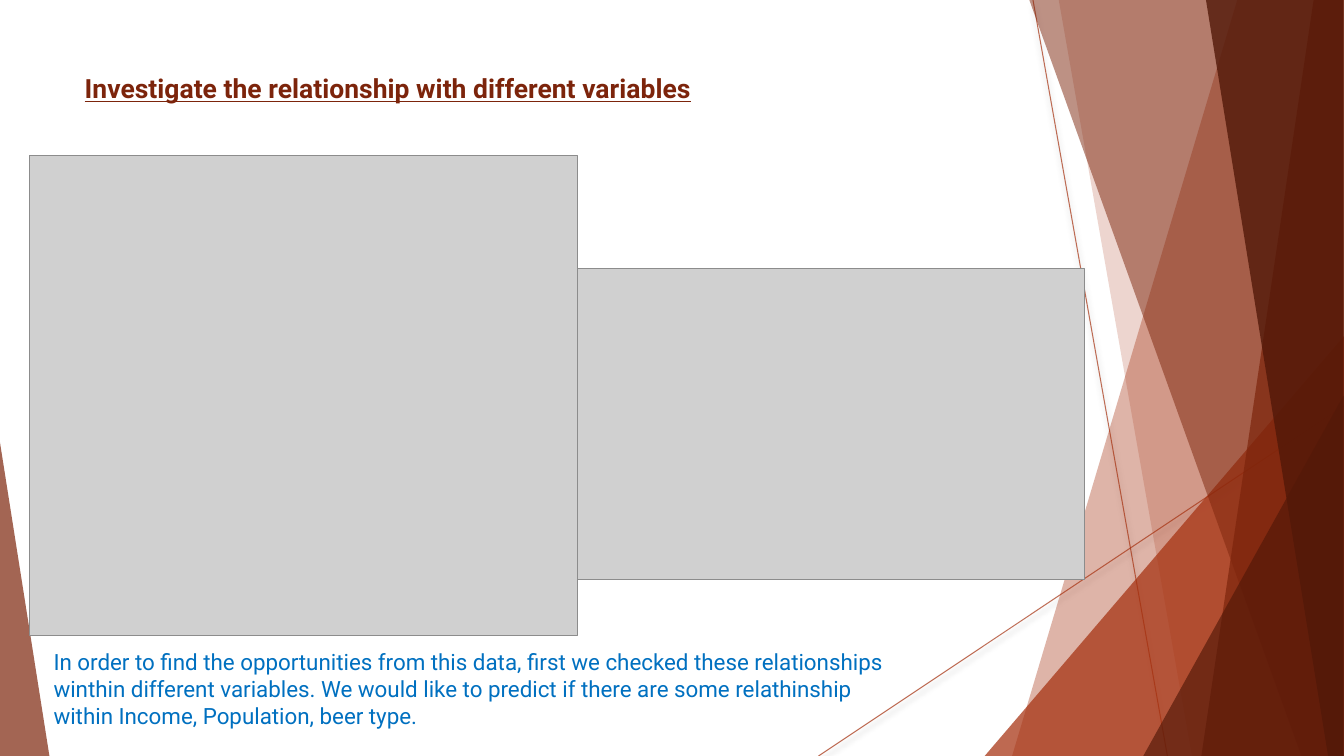
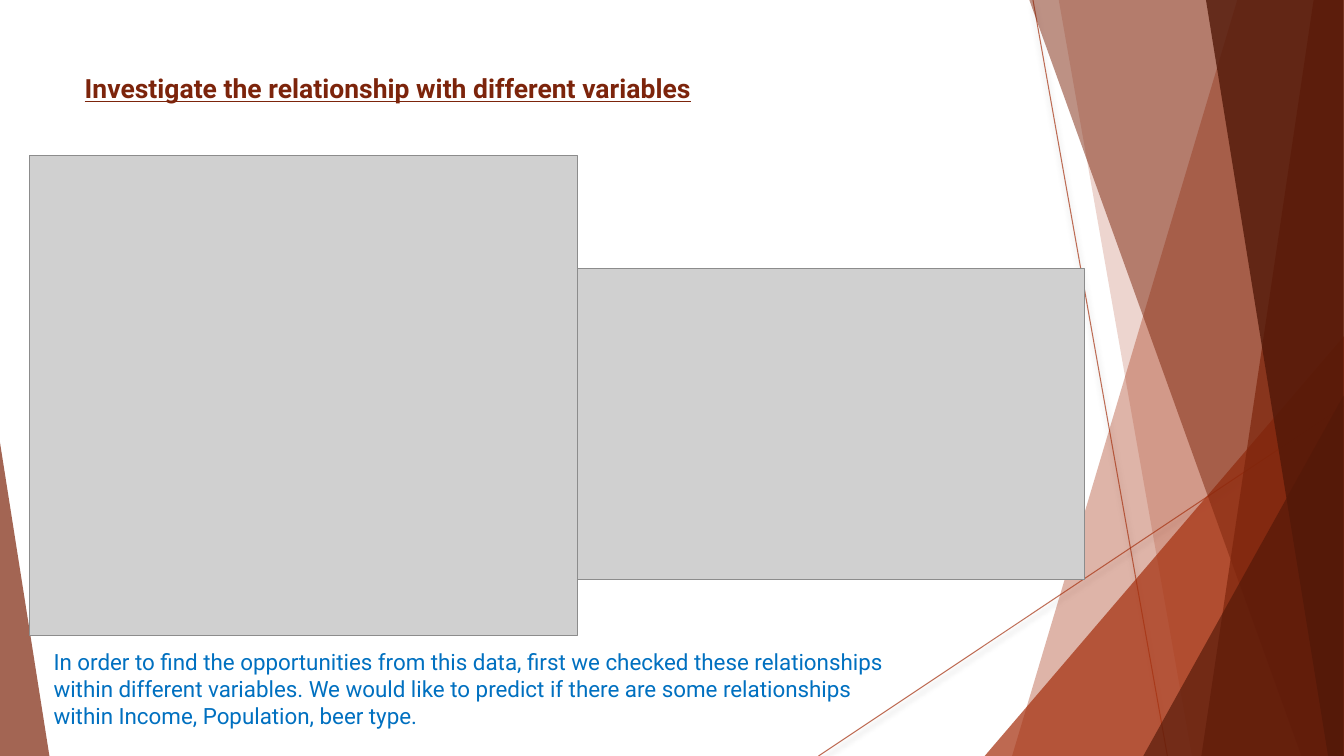
Before and after one commit to Wu-Sophia/BeerAnalysis, a slide deck: slide 14 of DataDynamos_BeerMarketingPresentation.pptx. Drawn at 1344x756 pixels with LibreOffice and Linux fonts; fonts in the diff are those of the drawing; grey boxes stand for pictures. Boxes give left, top, right and bottom in pixels: in the first picture for what was removed or moved away, otherwise in the second. Text is boxed around its words. In the diff, an @@ line names an element or a change of style, - is before the commit and + after.

Commit message:
Updated at 2:30PM 07/04
Latest version PPT

```diff
--- a/DataDynamos_BeerMarketingPresentation.pptx
+++ b/DataDynamos_BeerMarketingPresentation.pptx
@@ text at [54,653,882,729]: text changed @@
-In order to find the opportunities from this data, first we checked these relationships winthin different variables. We would like to predict if there are some relathinship within Income, Population, beer type.
+In order to find the opportunities from this data, first we checked these relationships within different variables. We would like to predict if there are some relationships within Income, Population, beer type.
```
Also in this commit, not shown: 6 other slides changed.
